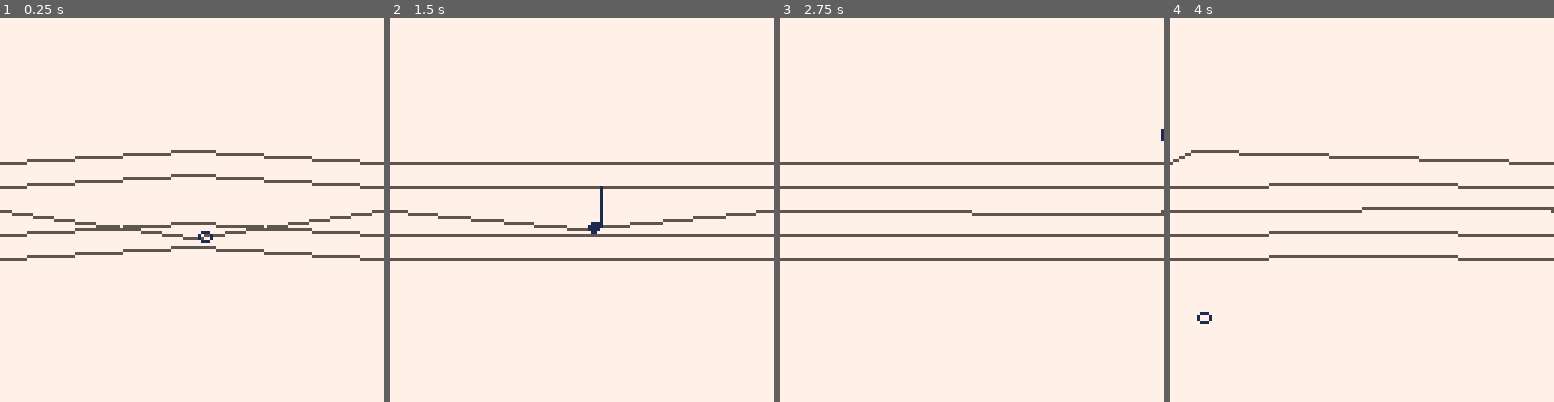
Above: before the commit, frames 1-4 (left to right).
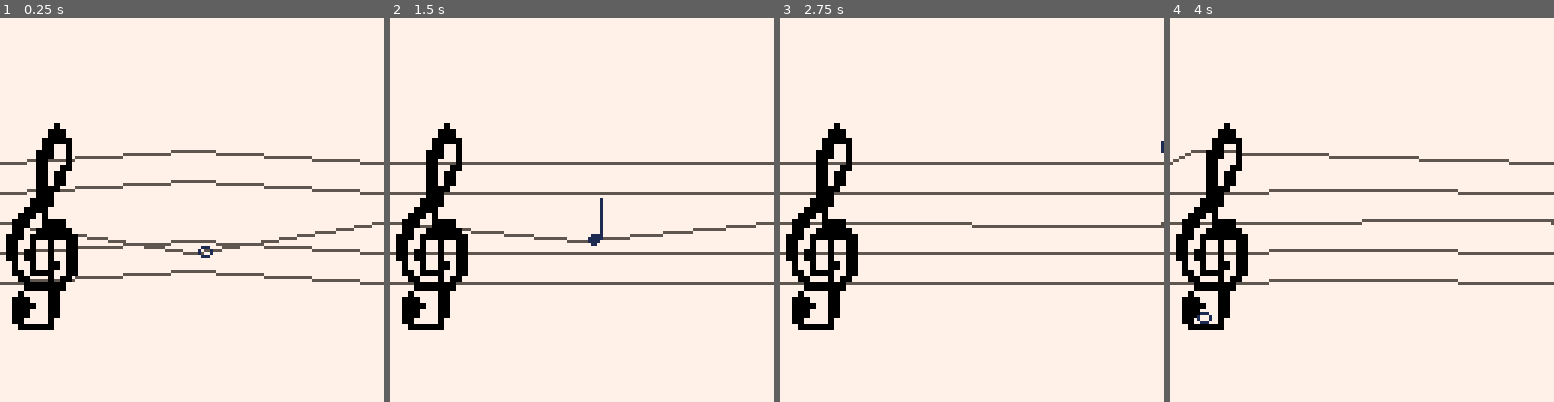
Above: after the commit, the same moments.

Repository: hypp/ld41
Game: PICO-8 cartridge carts/ld41.p8
Same seed, same stepped clock (60 frames per second), same inputs: the game is played once before the commit and once after it.
Inputs:
- Up to frame 1 (0.25 s): no input
- Up to frame 2 (1.5 s): tap X (X key) at 0.33, 1.07 s
- Up to frame 3 (2.75 s): hold Right 1.6-2.1 s; tap X (X key) at 1.85 s; hold Up 2.15-2.42 s; hold Right from 2.47 s (still down)
- Up to frame 4 (4 s): tap X (X key) at 2.97 s; release Right at 3.03 s; hold Left 3.08-3.58 s; hold Down 3.63-3.97 s

The runs differ from the first frame. In frame 1, 9.7% of the frame differs, in the area x 0-100%, y 27-82%; in frame 2, 9.7%; in frame 3, 9.9%; in frame 4, 9.9%.

Commit message:
Added a clef

Diff:
--- a/carts/ld41.p8
+++ b/carts/ld41.p8
@@ -11,6 +11,7 @@
  player.acc_x = 0.0
  player.jumping = false
  player.note_length = 0
+ player.line = 0
 
 
  y = 48
@@ -19,17 +20,14 @@
   line1={}
   line1.y = y
   line1.spring_x = 64
-  line1.spring_y = y+8
+  line1.spring_y = y+10
   line1.spring_vel_y = 0.0
   line1.spring_acc_y = 0.0
   line1.has_player = false
   add(lines,line1)
 
-  y += 8
- end
-
- lines[3].has_player = true
- player.line = 3
+  y += 10
+ end
 
 -- spring constants
  k = 0.085
@@ -79,7 +77,7 @@
   player.note_length = (player.note_length + 1) % 4
  end
 
- -- TODO notes should weigh different things
+ -- todo notes should weigh different things
  if player.line > 0 then
   diff = lines[player.line].y - player.y
   force_y += diff*k - player.vel_y*d
@@ -144,6 +142,9 @@
   line(l.spring_x,l.spring_y,127,l.y,5)
  end
 
+ --spr(64, 0, 48, 2, 4)
+ sspr(0, 4*8, 2*8, 4*8, 2, 35, 32, 74)
+
  if player.y >= 64 then
   spr(player.note_length,player.x+1,player.y-14,1,2)
  else
Not shown, changed: 48 lines of the sprite sheet (__gfx__) section of carts/ld41.p8
